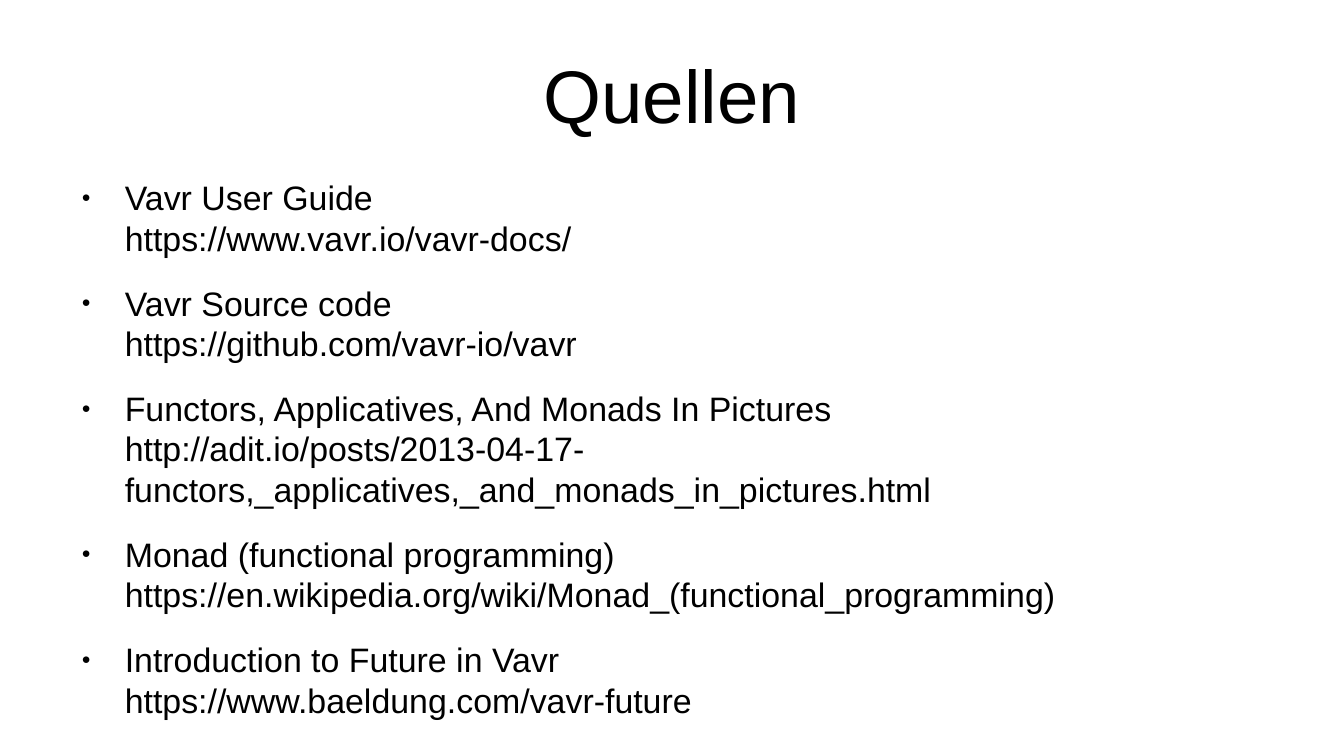
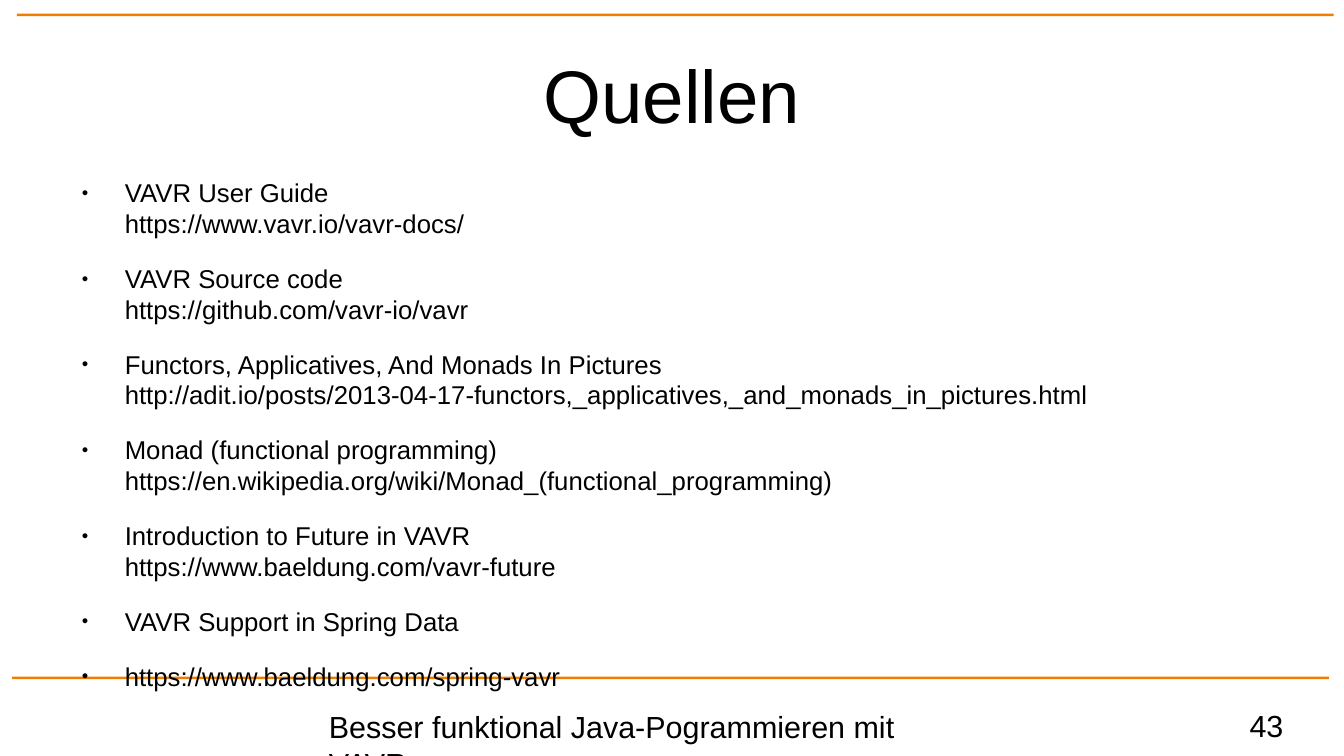
Before and after one commit to p3et/vavr-demo, a slide deck: slide 43 of coffee talk.odp (slide 42 before the commit). Drawn at 1344x756 pixels with LibreOffice and Linux fonts; fonts in the diff are those of the drawing; background and template pictures are left out. Boxes give left, top, right and bottom in pixels: in the first picture for what was removed or moved away, otherwise in the second. Text is boxed around its words. In the diff, an @@ line names an element or a change of style, - is before the commit and + after.

```diff
--- a/coffee talk.odp
+++ b/coffee talk.odp
@@ line added from (17, 15) to (1334, 15), #F07D00 1.5 pt @@
@@ text at (125, 183, 468, 325): text changed; size 20 to 15.2 pt @@
-● Vavr User Guide
-  https://www.vavr.io/vavr-docs/
-● Vavr Source code
-  https://github.com/vavr-io/vavr
+● VAVR User Guide
+  https://www.vavr.io/vavr-docs/
+● VAVR Source code
+  https://github.com/vavr-io/vavr
@@ text at (125, 355, 1087, 496): size 20 to 15.2 pt in "Functors, Applicatives, And Monads In Pictures http://adit.i ...", "Monad (functional programming) https://en.wikipedia.org/wiki ..." @@
@@ text at (125, 526, 560, 692): text changed; size 20 to 15.2 pt @@
-● Introduction to Future in Vavr
-  https://www.baeldung.com/vavr-future
+● Introduction to Future in VAVR
+  https://www.baeldung.com/vavr-future
+● VAVR Support in Spring Data
+● https://www.baeldung.com/spring-vavr
@@ line added from (12, 678) to (1329, 678), #F07D00 1.5 pt @@
@@ text added at (329, 716, 895, 744), 18 pt, text #000000 @@
+Besser funktional Java-Pogrammieren mit VAVR
@@ page number added at (1250, 715, 1284, 738), 18 pt, text #000000 @@
+43
```
Also in this commit, not shown: 40 other slides changed, 2 slides added, 1 slide removed.
